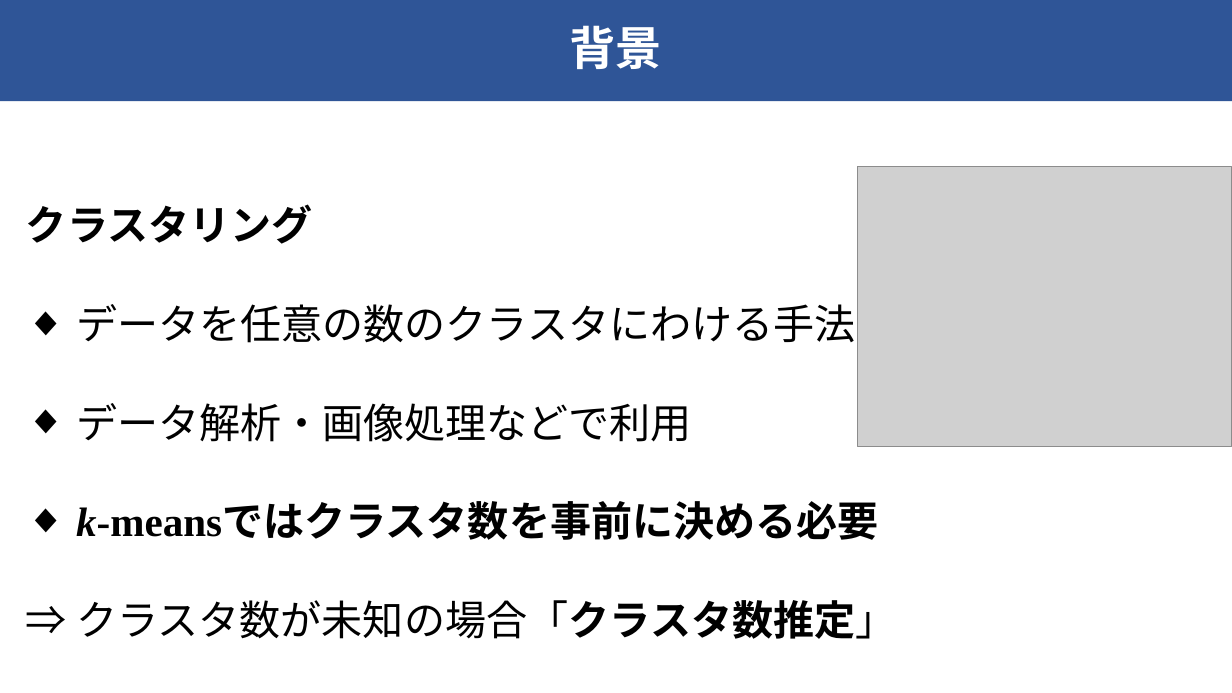
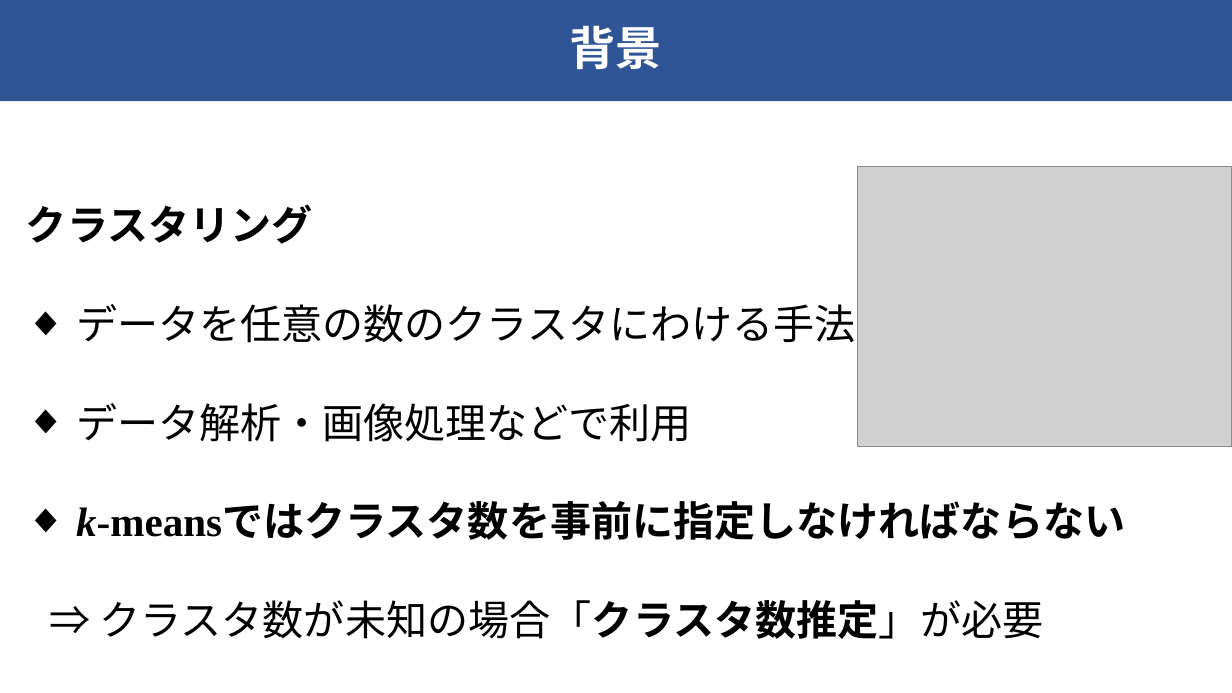
Before and after one commit to raryosu/graduation-research, a slide deck: slide 2 of docs/interim-presen/interim_hagihara.pptx. Drawn at 1232x693 pixels with LibreOffice and Linux fonts; fonts in the diff are those of the drawing; grey boxes stand for pictures. Boxes give left, top, right and bottom in pixels: in the first picture for what was removed or moved away, otherwise in the second. Text is boxed around its words. In the diff, an @@ line names an element or a change of style, - is before the commit and + after.

Commit message:
発表概要をTeX化
- 気持ち悪い禁則処理が治らない

```diff
--- a/docs/interim-presen/interim_hagihara.pptx
+++ b/docs/interim-presen/interim_hagihara.pptx
@@ text at box(76, 504, 1125, 639): text changed @@
-◆ k-meansではクラスタ数を事前に決める必要
-⇒ クラスタ数が未知の場合「クラスタ数推定」
+◆ k-meansではクラスタ数を事前に指定しなければならない⇒ クラスタ数が未知の場合「クラスタ数推定」が必要
```
Also in this commit, not shown: 2 other slides changed, 4 other files.
